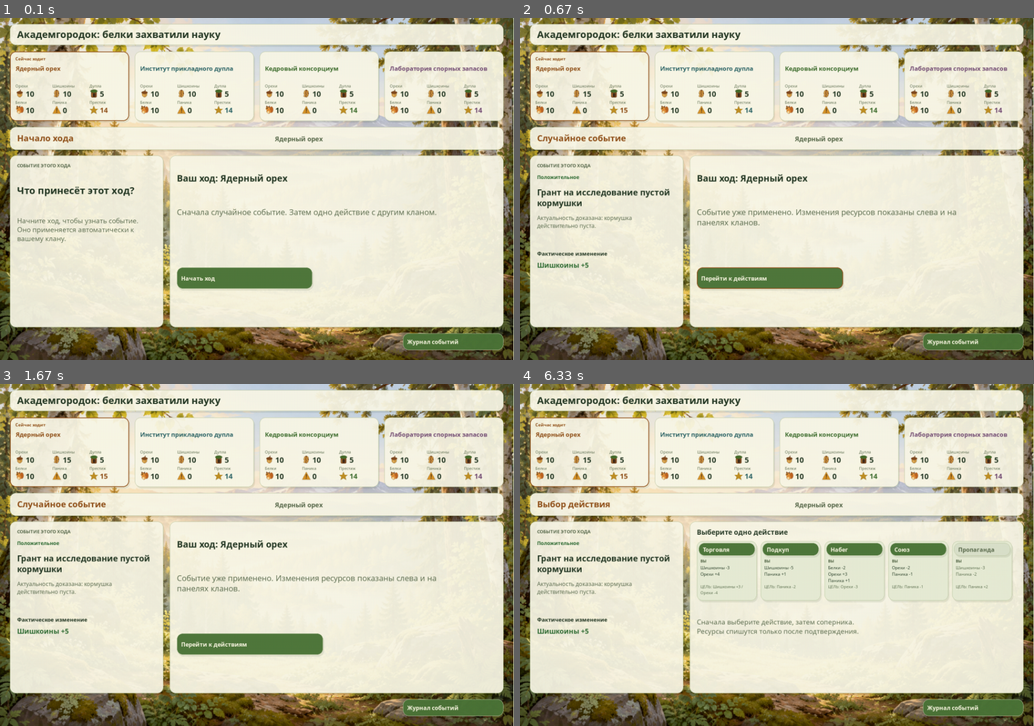
Above: before the commit, frames 1-4 (two rows, left to right).
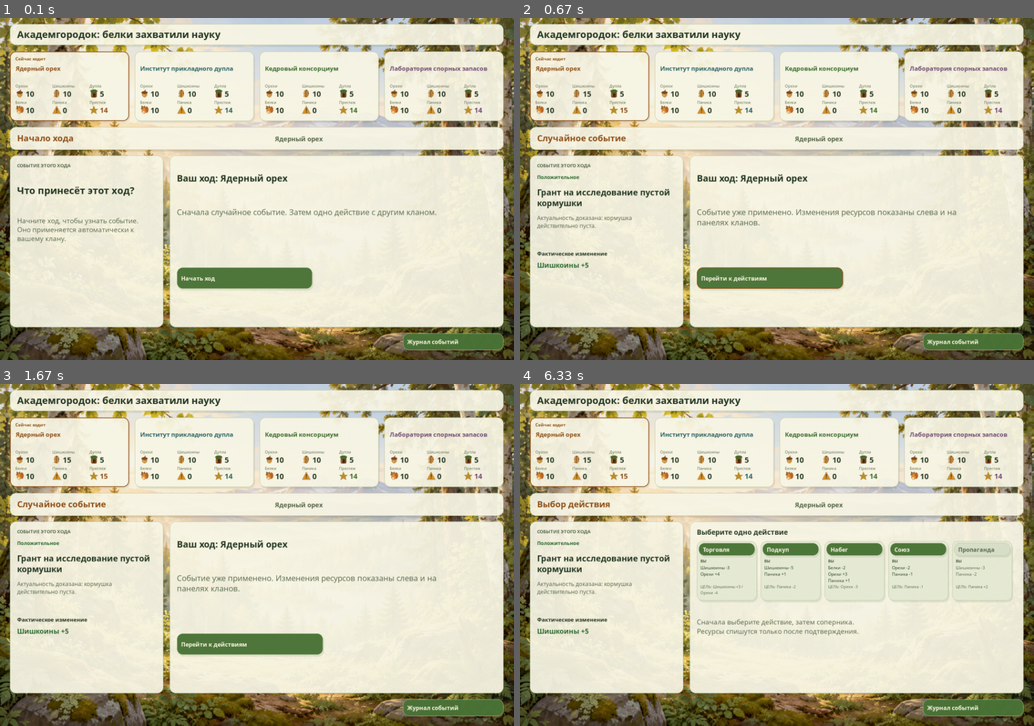
Above: after the commit, the same moments.

Repository: Viculence/case2_pygame
Game: pygame game, started from main.py
The game is run twice, just before and just after one commit, with the same random seed, the same clock (stepped at 60 frames per second) and the same inputs.
Inputs (mouse positions are in pixels of both pictures, inside the frame that each line leads up to):
- Up to frame 1 (0.1 s): no input
- Up to frame 2 (0.67 s): click (766, 277) at 0.38 s
- Up to frame 3 (1.67 s): click (257, 578) at 0.72 s
- Up to frame 4 (6.33 s): click (936, 548) at 4.55 s; click (884, 493) at 4.88 s; click (627, 490) at 5.22 s; click (797, 541) at 5.55 s; click (627, 534) at 5.88 s; click (699, 654) at 6.22 s

The runs differ from the first frame. In frame 1, 0.1% of the frame differs, in the area x 99-100%, y 0-100%; in frame 2, 0.1%; in frame 3, 0.1%; in frame 4, 0.1%.

Commit message:
Background correction

Diff:
--- a/game/state.py
+++ b/game/state.py
@@ -1,6 +1,6 @@
 """Данные партии и проверка условий завершения."""
 
-from typing import Literal, TypedDict
+from typing import Literal, NotRequired, TypedDict
 
 import config
 
@@ -45,6 +45,7 @@
     winner: str | None
     message: str
     log: list[str]
+    _show_log: NotRequired[bool]
 
 
 def new_game() -> GameState:
--- a/main.py
+++ b/main.py
@@ -25,8 +25,11 @@
         mouse=pygame.mouse.get_pos()
         ui.set_pointer(((mouse[0]-offset[0])/factor,(mouse[1]-offset[1])/factor))
         controls=ui.draw(canvas,game)
-        screen.fill(ui.BG)
-        screen.blit(pygame.transform.smoothscale(canvas,size),offset)
+        window_background = pygame.transform.smoothscale(
+            ui.background(), (w, h)
+        )
+        screen.blit(window_background, (0, 0))
+        screen.blit(pygame.transform.smoothscale(canvas, size), offset)
         pygame.display.flip()
         for event in pygame.event.get():
             if event.type==pygame.QUIT:
